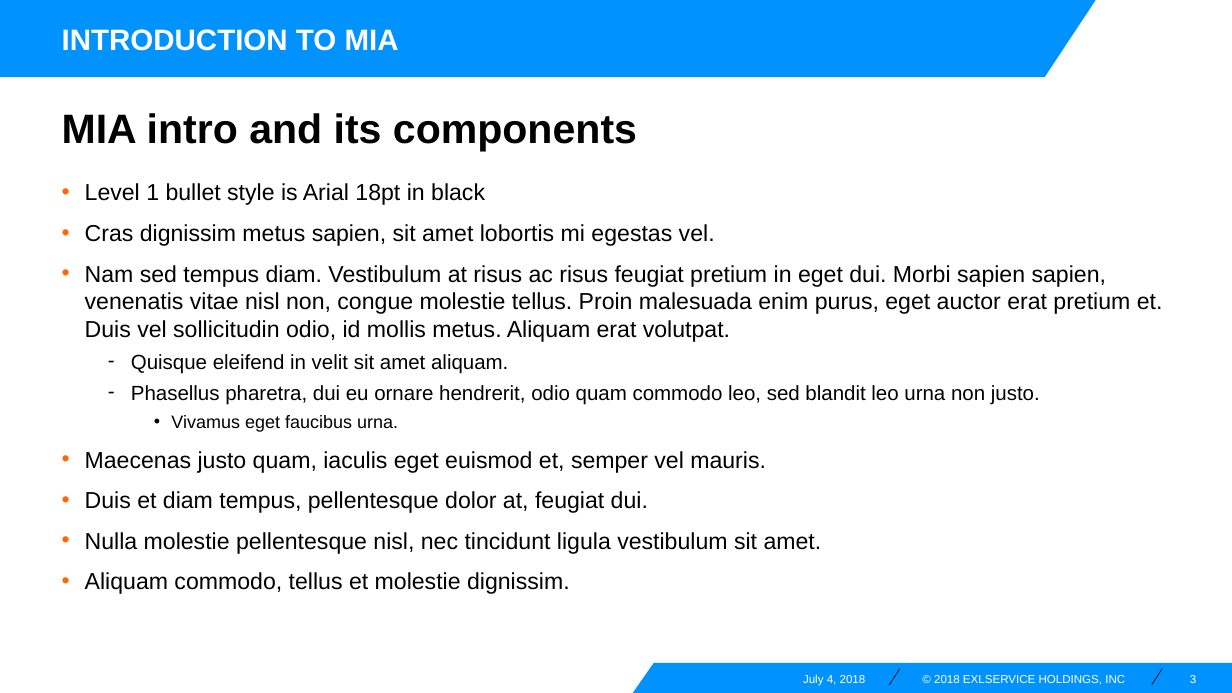
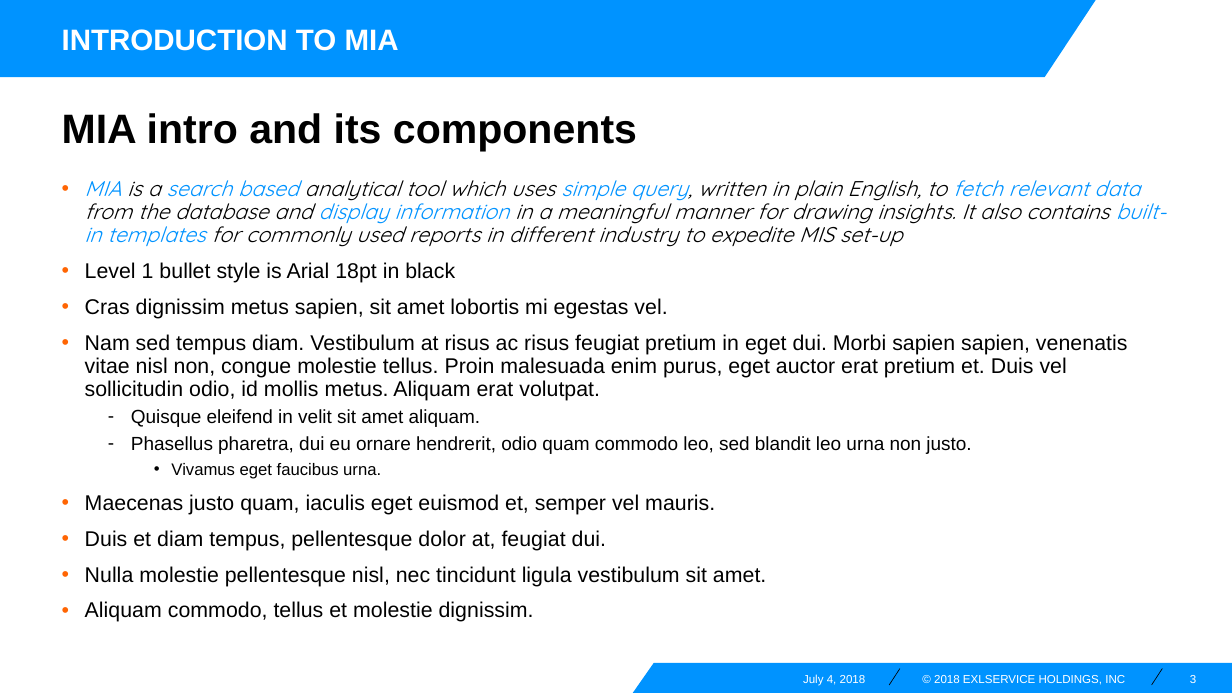
Before and after one commit to thesilentobserver/CS213_Project, a slide deck: slide 3 of intern_ppt_harsh.pptx. Drawn at 1232x693 pixels with LibreOffice and Linux fonts; fonts in the diff are those of the drawing; background and template pictures are left out. Boxes give left, top, right and bottom in pixels: in the first picture for what was removed or moved away, otherwise in the second. Text is boxed around its words. In the diff, an @@ line names an element or a change of style, - is before the commit and + after.

```diff
--- a/intern_ppt_harsh.pptx
+++ b/intern_ppt_harsh.pptx
@@ text at (85, 180, 1166, 247): paragraph added @@
+• MIA is a search based analytical tool which uses simple query, written in plain English, to fetch relevant data from the database and display information in a meaningful manner for drawing insights. It also contains built-in templates for commonly used reports in different industry to expedite MIS set-up
@@ text at (85, 262, 1127, 622): size 18 to 16.6 pt in "Level 1 bullet style is Arial 18pt ...", "Cras dignissim metus sapien, sit amet lobortis ...", "Nam sed tempus diam. Vestibulum at risus ...", "Maecenas justo quam, iaculis eget euismod et, ..." and 3 more places; size 16 to 14.8 pt in "Quisque eleifend in velit sit amet aliquam.", "Phasellus pharetra, dui eu ornare hendrerit, odio ..."; size 14 to 12.9 pt in "Vivamus eget faucibus urna."; line spacing 1 to 0.9 @@
```
Also in this commit, not shown: 1 other slide changed.
